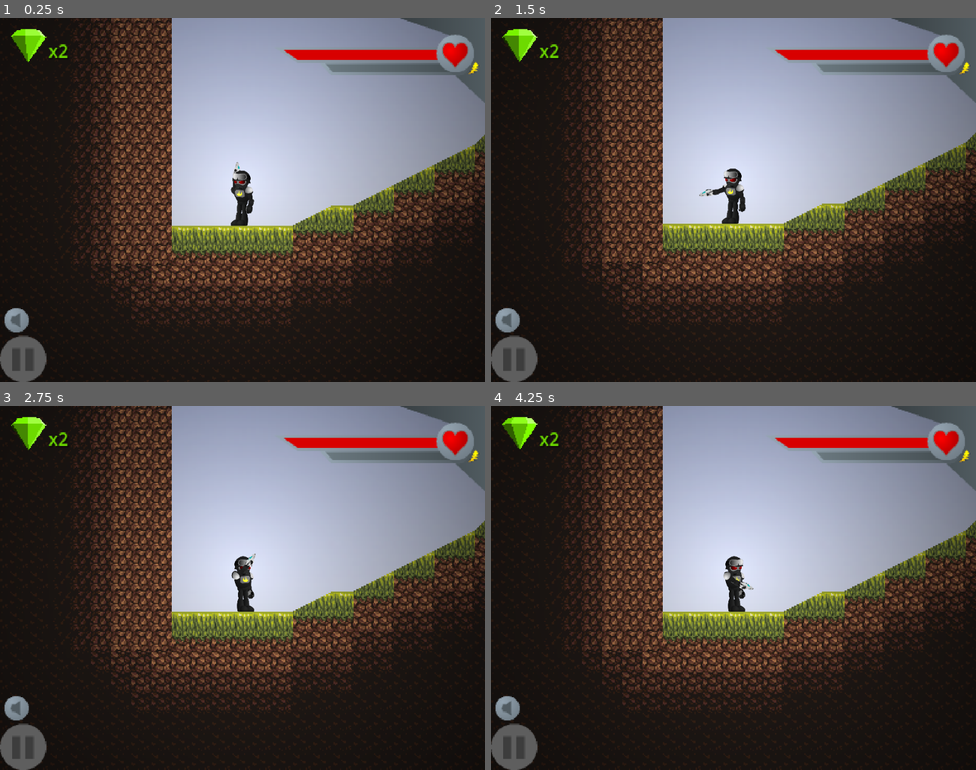
Above: before the commit, frames 1-4 (two rows, left to right).
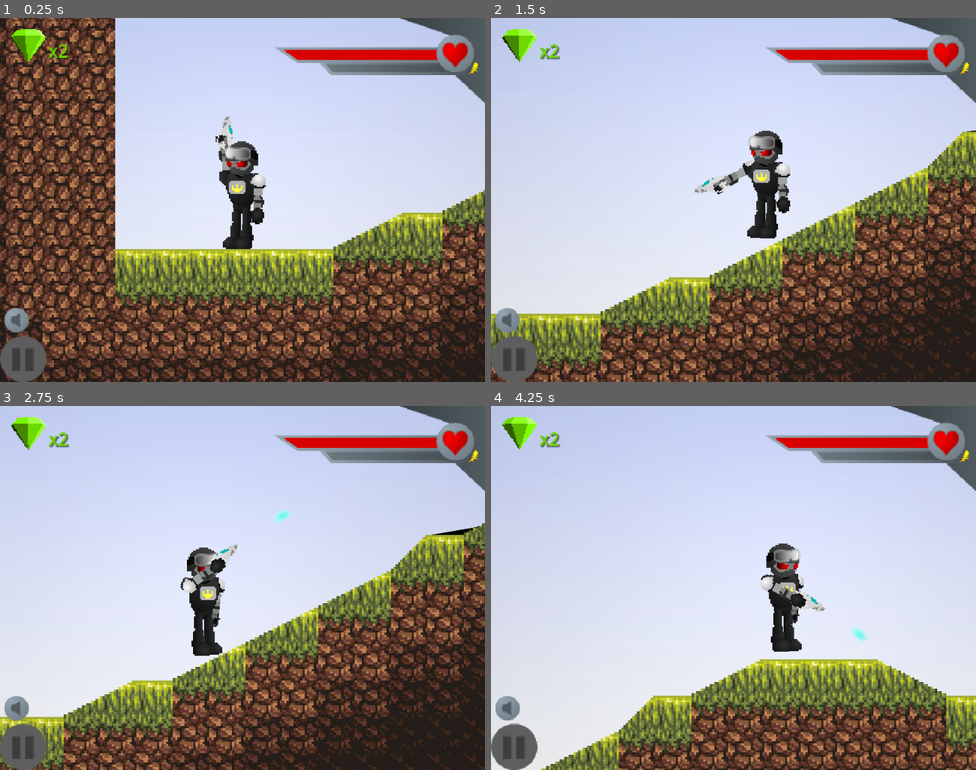
Above: after the commit, the same moments.

Repository: HMI-Studios/Skylands-WFA
Game: Godot game, scene res://ui/Intro.tscn
The game is run twice, just before and just after one commit, with the same random seed, the same clock (stepped at 60 frames per second) and the same inputs. Sound files missing from this copy of the repository are replaced by a short silence.
Inputs (mouse positions are in pixels of both pictures, inside the frame that each line leads up to):
- Up to frame 1 (0.25 s): no input
- Up to frame 2 (1.5 s): move the mouse to (840, 181) at 0.52 s; hold X (shoot, bound only after the commit) 0.53-1.28 s; hold Right (move_right, bound only after the commit) from 0.53 s (still down); tap Space (jump, bound only after the commit) at 0.77 s; move the mouse to (636, 218) at 1.27 s; tap X (shoot, bound only after the commit) at 1.35 s
- Up to frame 3 (2.75 s): tap Space (jump, bound only after the commit) at 1.52 s; move the mouse to (291, 507) at 2.02 s; release Right (move_right, bound only after the commit) at 2.03 s; hold Left (move_left, bound only after the commit) from 2.03 s (still down); hold X (shoot, bound only after the commit) from 2.03 s (still down)
- Up to frame 4 (4.25 s): move the mouse to (709, 660) at 2.77 s; release Left (move_left, bound only after the commit) at 2.78 s; release X (shoot, bound only after the commit) at 2.78 s; hold Right (move_right, bound only after the commit) from 2.78 s (still down); tap X (shoot, bound only after the commit) at 2.85 s; tap Space (jump, bound only after the commit) at 3.02, 3.77 s; move the mouse to (879, 642) at 3.52 s; hold X (shoot, bound only after the commit) from 3.53 s (still down)

The runs differ from the first frame. In frame 1, 79% of the frame differs, in the area x 0-100%, y 0-100%; in frame 2, 81%; in frame 3, 79%; in frame 4, 88%.

Commit message:
switch to png textures for player

Diff:
--- a/project/project.godot
+++ b/project/project.godot
@@ -35,22 +35,22 @@
 
 move_right={
 "deadzone": 0.5,
-"events": [Object(InputEventKey,"resource_local_to_scene":fa …(140 unchanged characters)… d":false,"keycode":0,"physical_keycode":68,"key_label":0,"unicode":100,"echo":false,"script":null)
+"events": [Object(InputEventKey,"resource_local_to_scene":fa …(140 unchanged characters)… d":false,"keycode":0,"physical_keycode":4194321,"key_label":0,"unicode":0,"echo":false,"script":null)
 ]
 }
 move_left={
 "deadzone": 0.5,
-"events": [Object(InputEventKey,"resource_local_to_scene":fa …(140 unchanged characters)… d":false,"keycode":0,"physical_keycode":65,"key_label":0,"unicode":97,"echo":false,"script":null)
+"events": [Object(InputEventKey,"resource_local_to_scene":fa …(140 unchanged characters)… d":false,"keycode":0,"physical_keycode":4194319,"key_label":0,"unicode":0,"echo":false,"script":null)
 ]
 }
 jump={
 "deadzone": 0.5,
-"events": [Object(InputEventKey,"resource_local_to_scene":false,"resource_name":"","device":-1,"window_id":0,"alt_pressed":false,"shift_pressed":false,"ctrl_pressed":false,"meta_pressed":false,"pressed":false,"keycode":0,"physical_keycode":87,"key_label":0,"unicode":119,"echo":false,"script":null)
+"events": [Object(InputEventKey,"resource_local_to_scene":false,"resource_name":"","device":-1,"window_id":0,"alt_pressed":false,"shift_pressed":false,"ctrl_pressed":false,"meta_pressed":false,"pressed":false,"keycode":0,"physical_keycode":32,"key_label":0,"unicode":32,"echo":false,"script":null)
 ]
 }
 sneak={
 "deadzone": 0.5,
-"events": [Object(InputEventKey,"resource_local_to_scene":fa …(140 unchanged characters)… d":false,"keycode":0,"physical_keycode":83,"key_label":0,"unicode":115,"echo":false,"script":null)
+"events": [Object(InputEventKey,"resource_local_to_scene":fa …(140 unchanged characters)… d":false,"keycode":0,"physical_keycode":4194322,"key_label":0,"unicode":0,"echo":false,"script":null)
 ]
 }
 space={
@@ -60,8 +60,7 @@
 }
 shoot={
 "deadzone": 0.5,
-"events": [Object(InputEventKey,"resource_local_to_scene":false,"resource_name":"","device":-1,"window_id":0,"alt_pressed":false,"shift_pressed":false,"ctrl_pressed":false,"meta_pressed":false,"pressed":false,"keycode":0,"physical_keycode":32,"key_label":0,"unicode":32,"echo":false,"script":null)
-, Object(InputEventMouseButton,"resource_local_to_scene":false,"resource_name":"","device":-1,"window_id":0,"alt_pressed":false,"shift_pressed":false,"ctrl_pressed":false,"meta_pressed":false,"button_mask":0,"position":Vector2(0, 0),"global_position":Vector2(0, 0),"factor":1.0,"button_index":1,"canceled":false,"pressed":false,"double_click":false,"script":null)
+"events": [Object(InputEventKey,"resource_local_to_scene":false,"resource_name":"","device":-1,"window_id":0,"alt_pressed":false,"shift_pressed":false,"ctrl_pressed":false,"meta_pressed":false,"pressed":false,"keycode":0,"physical_keycode":88,"key_label":0,"unicode":120,"echo":false,"script":null)
 ]
 }
 
--- a/project/scenes/CharacterRig.tscn
+++ b/project/scenes/CharacterRig.tscn
@@ -1,102 +1,108 @@
-[gd_scene load_steps=11 format=3 uid="uid://c1qc8yhb5ng87"]
+[gd_scene load_steps=14 format=3 uid="uid://c1qc8yhb5ng87"]
 
-[ext_resource type="Texture2D" uid="uid://duh22r1jt1emp" path="res://assets/player/arm_far.svg" id="1_it4dq"]
-[ext_resource type="Texture2D" uid="uid://bpfa3auwwyr7g" path="res://assets/player/hand_far.svg" id="2_yb86i"]
-[ext_resource type="Texture2D" uid="uid://rkiv7ipfrv6m" path="res://assets/player/hips.svg" id="3_00q0m"]
-[ext_resource type="Texture2D" uid="uid://dlyn3r8ruvpse" path="res://assets/player/leg_far.svg" id="4_2xdll"]
-[ext_resource type="Texture2D" uid="uid://cdag7nn5un80a" path="res://assets/player/foot_far.svg" id="5_7uc2h"]
-[ext_resource type="Texture2D" uid="uid://cefbh2pcweape" path="res://assets/player/torso.svg" id="6_pot2p"]
-[ext_resource type="Texture2D" uid="uid://d4owcafvcguh" path="res://assets/player/head.svg" id="7_7ccgk"]
-[ext_resource type="Texture2D" uid="uid://cqq1si1dcyblq" path="res://assets/player/leg_near.svg" id="8_g5x1a"]
-[ext_resource type="Texture2D" uid="uid://b6ni4vhmdy50r" path="res://assets/player/arm_near.svg" id="9_wcetn"]
-[ext_resource type="Texture2D" uid="uid://diwrbj1dvpkg7" path="res://assets/player/hand_near.svg" id="10_5hned"]
+[ext_resource type="Texture2D" uid="uid://bd2wtqcjcms4y" path="res://assets/player/arm_far.png" id="1_nhdkf"]
+[ext_resource type="Texture2D" uid="uid://c08rio4e205u7" path="res://assets/player/hand_far.png" id="2_bn6jq"]
+[ext_resource type="Texture2D" uid="uid://cwbby0hxrxmun" path="res://assets/player/hips.png" id="3_j8lrj"]
+[ext_resource type="Texture2D" uid="uid://b6sbu4kf4jkx1" path="res://assets/player/leg_far.png" id="4_klfh7"]
+[ext_resource type="Texture2D" uid="uid://b2mphgtvuss74" path="res://assets/player/foot_far.png" id="5_ep8si"]
+[ext_resource type="Texture2D" uid="uid://rbpy3b03p0da" path="res://assets/player/shoe_far.png" id="6_oeto4"]
+[ext_resource type="Texture2D" uid="uid://bcd6hwge2darh" path="res://assets/player/torso.png" id="7_gbr32"]
+[ext_resource type="Texture2D" uid="uid://fx0x76h86dp1" path="res://assets/player/head.png" id="8_3awi3"]
+[ext_resource type="Texture2D" uid="uid://24bv6rn6oeqo" path="res://assets/player/leg_near.png" id="9_hxsit"]
+[ext_resource type="Texture2D" uid="uid://btowmjaigg43y" path="res://assets/player/foot_near.png" id="10_jmug5"]
+[ext_resource type="Texture2D" uid="uid://ln018g7xi6b8" path="res://assets/player/shoe_near.png" id="11_exef4"]
+[ext_resource type="Texture2D" uid="uid://cjqbgk6usexua" path="res://assets/player/arm_near.png" id="12_lgytn"]
+[ext_resource type="Texture2D" uid="uid://bxohldtdai2m3" path="res://assets/player/hand_near.png" id="13_8u6gv"]
 
 [node name="CharacterRig" type="Node2D"]
 texture_filter = 1
 
 [node name="Far Arm" type="Sprite2D" parent="."]
 show_behind_parent = true
-position = Vector2(33, -58)
-texture = ExtResource("1_it4dq")
-offset = Vector2(-1.2, 16.2)
+position = Vector2(10, -18)
+texture = ExtResource("1_nhdkf")
+offset = Vector2(0, 5)
 
 [node name="Far Hand" type="Sprite2D" parent="."]
-position = Vector2(32, -12)
-texture = ExtResource("2_yb86i")
-offset = Vector2(7.35767, 25.636)
+position = Vector2(9, -5)
+texture = ExtResource("2_bn6jq")
+offset = Vector2(-1, 7)
 
 [node name="FarGunSlot" type="Node2D" parent="Far Hand"]
-position = Vector2(10, 43)
+position = Vector2(1, 13)
 
 [node name="Hips" type="Sprite2D" parent="."]
-texture = ExtResource("3_00q0m")
+texture = ExtResource("3_j8lrj")
 
 [node name="Far Leg" type="Sprite2D" parent="Hips"]
 show_behind_parent = true
-position = Vector2(13, 9)
-rotation = 0.363812
-texture = ExtResource("4_2xdll")
-offset = Vector2(8.23257, 18.3058)
+position = Vector2(4, 3)
+texture = ExtResource("4_klfh7")
+offset = Vector2(0, 5)
 
 [node name="Far Foot" type="Sprite2D" parent="Hips/Far Leg"]
-position = Vector2(18.9236, 40.8277)
-rotation = -0.363096
-texture = ExtResource("5_7uc2h")
-offset = Vector2(11.9464, 25.7561)
+position = Vector2(0, 11)
+texture = ExtResource("5_ep8si")
+offset = Vector2(0, 6)
+
+[node name="Far Shoe" type="Sprite2D" parent="Hips/Far Leg/Far Foot"]
+position = Vector2(0, 13)
+texture = ExtResource("6_oeto4")
+offset = Vector2(4, -2)
 
 [node name="Torso" type="Sprite2D" parent="Hips"]
 position = Vector2(-1, -4)
-texture = ExtResource("6_pot2p")
-offset = Vector2(2, -36)
+texture = ExtResource("7_gbr32")
+offset = Vector2(2, -7)
 
 [node name="Head" type="Sprite2D" parent="Hips/Torso"]
-position = Vector2(6, -73)
-texture = ExtResource("7_7ccgk")
-offset = Vector2(-1.19998, -33.6)
+position = Vector2(2, -16)
+texture = ExtResource("8_3awi3")
+offset = Vector2(0, -11)
 
 [node name="RemoteFarArm" type="RemoteTransform2D" parent="Hips/Torso"]
-position = Vector2(34, -54)
+position = Vector2(11, -14)
 remote_path = NodePath("../../../Far Arm")
 
 [node name="RemoteFarHand" type="RemoteTransform2D" parent="Hips/Torso/RemoteFarArm"]
-position = Vector2(-0.999992, 46)
+position = Vector2(-1, 13)
 remote_path = NodePath("../../../../Far Hand")
 
 [node name="RemoteNearArm" type="RemoteTransform2D" parent="Hips/Torso"]
-position = Vector2(-30, -55)
-rotation = -0.0398524
+position = Vector2(-9, -13)
 remote_path = NodePath("../../../Near Arm")
 
 [node name="RemoteNearHand" type="RemoteTransform2D" parent="Hips/Torso/RemoteNearArm"]
-position = Vector2(-8.90686, 47.683)
-rotation = -0.118682
+position = Vector2(0, 13)
 remote_path = NodePath("../../../../Near Hand")
 
 [node name="Near Leg" type="Sprite2D" parent="Hips"]
-position = Vector2(-7, 10)
-rotation = -0.149691
-texture = ExtResource("8_g5x1a")
-offset = Vector2(-4.96807, 21.4496)
+position = Vector2(-3, 3)
+texture = ExtResource("9_hxsit")
+offset = Vector2(0, 5)
 
 [node name="Near Foot" type="Sprite2D" parent="Hips/Near Leg"]
-position = Vector2(-9.52829, 43.0606)
-rotation = 0.155463
-texture = ExtResource("5_7uc2h")
-offset = Vector2(11.8787, 25.7919)
+position = Vector2(0, 11)
+texture = ExtResource("10_jmug5")
+offset = Vector2(0, 6)
+
+[node name="Near Shoe" type="Sprite2D" parent="Hips/Near Leg/Near Foot"]
+position = Vector2(-1, 14)
+texture = ExtResource("11_exef4")
+offset = Vector2(4, -3)
 
 [node name="Near Arm" type="Sprite2D" parent="."]
-position = Vector2(-31, -59)
-rotation = -0.0398524
-texture = ExtResource("9_wcetn")
-offset = Vector2(2.19998, 17.2)
+position = Vector2(-10, -17)
+texture = ExtResource("12_lgytn")
+offset = Vector2(0, 5)
 
 [node name="Near Hand" type="Sprite2D" parent="."]
-position = Vector2(-38, -11)
-rotation = -0.158534
-texture = ExtResource("10_5hned")
-offset = Vector2(2.61874, 28.9489)
+position = Vector2(-10, -4)
+texture = ExtResource("13_8u6gv")
+offset = Vector2(0, 7)
 
 [node name="NearGunSlot" type="Node2D" parent="Near Hand"]
-position = Vector2(2, 47)
+show_behind_parent = true
+position = Vector2(2, 14)
 
 [node name="AnimationPlayer" type="AnimationPlayer" parent="."]
--- a/project/scenes/Main.tscn
+++ b/project/scenes/Main.tscn
@@ -16,24 +16,24 @@
 
 [node name="Player" parent="." instance=ExtResource("1_qk22d")]
 unique_name_in_owner = true
-scale = Vector2(0.166, 0.166)
+scale = Vector2(0.66, 0.66)
 
 [node name="PointLight2D" type="PointLight2D" parent="Player"]
-position = Vector2(0, -85)
+position = Vector2(0, -26)
 range_layer_min = -2
 shadow_enabled = true
 texture = ExtResource("3_m6srh")
 texture_scale = 20.0
 
 [node name="PointLight2D2" type="PointLight2D" parent="Player"]
-position = Vector2(0, -85)
+position = Vector2(0, -26)
 range_item_cull_mask = 2
 texture = ExtResource("3_m6srh")
 texture_scale = 20.0
 
 [node name="Camera" type="Camera2D" parent="."]
 unique_name_in_owner = true
-zoom = Vector2(2.5, 2.5)
+zoom = Vector2(4.5, 4.5)
 script = ExtResource("3_3x1oi")
 
 [node name="HUD" parent="." instance=ExtResource("4_x3ds7")]
--- a/project/scenes/Player.tscn
+++ b/project/scenes/Player.tscn
@@ -4,7 +4,7 @@
 [ext_resource type="PackedScene" uid="uid://c1qc8yhb5ng87" path="res://scenes/CharacterRig.tscn" id="2_q3yxq"]
 
 [sub_resource type="RectangleShape2D" id="RectangleShape2D_ytk7r"]
-size = Vector2(80, 265)
+size = Vector2(28, 71)
 
 [node name="Player" type="CharacterBody2D"]
 collision_layer = 346
@@ -14,7 +14,7 @@
 position = Vector2(-4.76837e-07, 2)
 
 [node name="HitBox" type="CollisionShape2D" parent="."]
-position = Vector2(0, -19)
+position = Vector2(0, -4.5)
 shape = SubResource("RectangleShape2D_ytk7r")
 
 [node name="GunRay" type="RayCast2D" parent="."]
--- a/project/scenes/entities/Shoaldier.tscn
+++ b/project/scenes/entities/Shoaldier.tscn
@@ -332,11 +332,13 @@
 [node name="Far Arm" type="Sprite2D" parent="Rig"]
 show_behind_parent = true
 position = Vector2(13, -12.1429)
+scale = Vector2(1, 1)
 texture = ExtResource("1_g5phy")
 offset = Vector2(0, 4)
 
 [node name="Far Hand" type="Sprite2D" parent="Rig"]
 position = Vector2(13, -1.1429)
+scale = Vector2(1, 1)
 texture = ExtResource("2_fcsgq")
 offset = Vector2(-2, 11)
 
@@ -401,12 +403,14 @@
 [node name="Near Arm" type="Sprite2D" parent="Rig"]
 position = Vector2(-9, -15.1429)
 rotation = -0.0398524
+scale = Vector2(1, 1)
 texture = ExtResource("11_egsml")
 offset = Vector2(0, 3)
 
 [node name="Near Hand" type="Sprite2D" parent="Rig"]
 position = Vector2(-8, -4.14291)
 rotation = -0.155555
+scale = Vector2(1, 1)
 texture = ExtResource("12_1n1wc")
 offset = Vector2(-2, 11)
 
--- a/project/scenes/items/GDFSER.tscn
+++ b/project/scenes/items/GDFSER.tscn
@@ -4,7 +4,6 @@
 [ext_resource type="Script" path="res://scripts/items/GDFSER.gd" id="2_w4x84"]
 
 [node name="Gun" type="Sprite2D"]
-scale = Vector2(3, 3)
 texture = ExtResource("1_tpi21")
 centered = false
 offset = Vector2(-8, -6)
--- a/project/scenes/levels/TileTest.tscn
+++ b/project/scenes/levels/TileTest.tscn
@@ -196,7 +196,7 @@
 z_index = 1
 tile_set = ExtResource("4_fnwm3")
 format = 2
-layer_0/tile_data = PackedInt32Array(196616, 65536, 0, 13108 …(43670 unchanged characters)… 7285, 458676, 0, 1342177285, 524212, 0, 6, 589748, 0, 6, 655284, 0, 7, 720820, 0, …(23031 unchanged characters)…
+layer_0/tile_data = PackedInt32Array(196616, 65536, 0, 13108 …(43670 unchanged characters)… 7285, 458676, 0, 1342177285, 524212, 0, 5, 589748, 0, 6, 655284, 0, 7, 720820, 0, …(23031 unchanged characters)…
 
 [node name="Spawn" type="Node2D" parent="."]
 unique_name_in_owner = true
--- a/project/scripts/entities/Shoaldier.gd
+++ b/project/scripts/entities/Shoaldier.gd
@@ -75,5 +75,5 @@
             is_gun_in_right_hand = false
 
     var aim_vec = rig.aim_at(delta, player.global_position)
-    if aim_vec:
-        shoot(aim_vec)
+    #if aim_vec:
+        #shoot(aim_vec)
Binary file added: project/assets/player/arm_far.png
Binary file added: project/assets/player/arm_near.png
Binary file added: project/assets/player/foot_far.png
Binary file added: project/assets/player/foot_near.png
Binary file added: project/assets/player/hand_far.png
Binary file added: project/assets/player/hand_near.png
Binary file added: project/assets/player/head.png
Binary file added: project/assets/player/hips.png
Binary file added: project/assets/player/leg_far.png
Binary file added: project/assets/player/leg_near.png
Binary file added: project/assets/player/shoe_far.png
Binary file added: project/assets/player/shoe_near.png
(and 1 more such lines)
